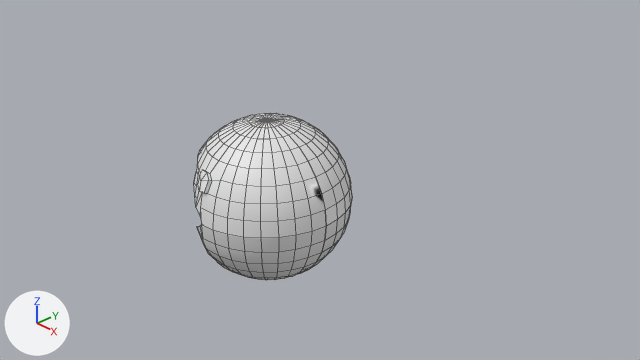
Renders of the Blender file pacman.blend from each side of a commit.
One viewpoint serves both versions: the file's camera 'Camera'. The axes (+X, +Y, +Z) are drawn at lower left. The lights are the same throughout. Mesh edges are drawn as thin lines.

The older version as bpy lines, for what is in view:
```python
me_sphere_003 = bpy.data.meshes.new('Sphere.003')
me_sphere_003.from_pydata(...)  # 543 vertices, 538 faces; spans x -0.83..1.0, y -1.84..0.18, z -1.01..1.0
me_sphere_003.polygons.foreach_set('use_smooth', [True] * 538)
ob_sphere_001 = bpy.data.objects.new('Sphere.001', me_sphere_003)
ob_sphere_001.location = (0.0, 0.0, 0.0)
_m = ob_sphere_001.modifiers.new('EdgeSplit', 'EDGE_SPLIT')
```
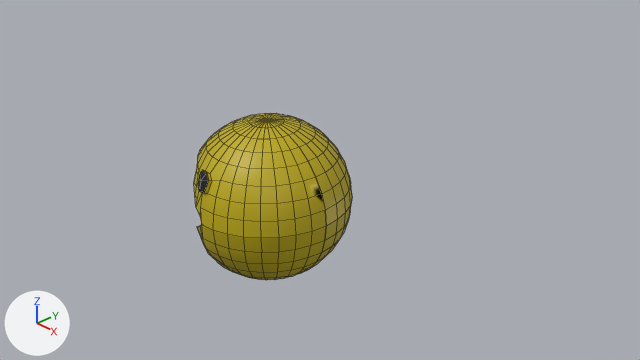
What differs and where, as boxes [x1, y1, x2, y2] in the pictures (640 x 360 px):
part 1 of me_sphere_003, recoloured (grey to yellow): [194, 113, 352, 280] in both
part 2 of me_sphere_003, recoloured (white to black): [198, 170, 209, 193] in both

The change, as a list of edits to the scene's bpy script:
```text
Add mat_cuerpo:
    mat_cuerpo = principled_material('cuerpo')
    mat_cuerpo.base_color = (0.508, 0.399, 0.0)  # yellow #bda900
Add mat_ojos:
    mat_ojos = principled_material('ojos')
    mat_ojos.base_color = (0.0, 0.0, 0.0)  # black #000000
Add mat_interior:
    mat_interior = principled_material('interior')
    mat_interior.base_color = (0.0447, 0.0, 0.00147)  # dark red #3c0005
Change me_sphere_003:
    where me_sphere_003.from_pydata(...)  # 543 vertices, 538 faces; spans x -0.83..1.0, y -1.84..0.18, z -1.01..1.0
    used by ob_sphere_001; location = (0.0, 0.0, 0.0)
    me_sphere_003 part 1: 469 of the faces centred in x -0.78..0.98, y -1.83..0.16, z -1.0..0.98 switch from no material to mat_cuerpo (yellow #bda900)
    me_sphere_003 part 2: all 6 faces centred in x -0.13..-0.02, y -1.78..-1.7, z 0.38..0.53 switch from no material to mat_ojos (black #000000)
    add me_sphere_003.materials.append(mat_interior)  # dark red #3c0005
```
